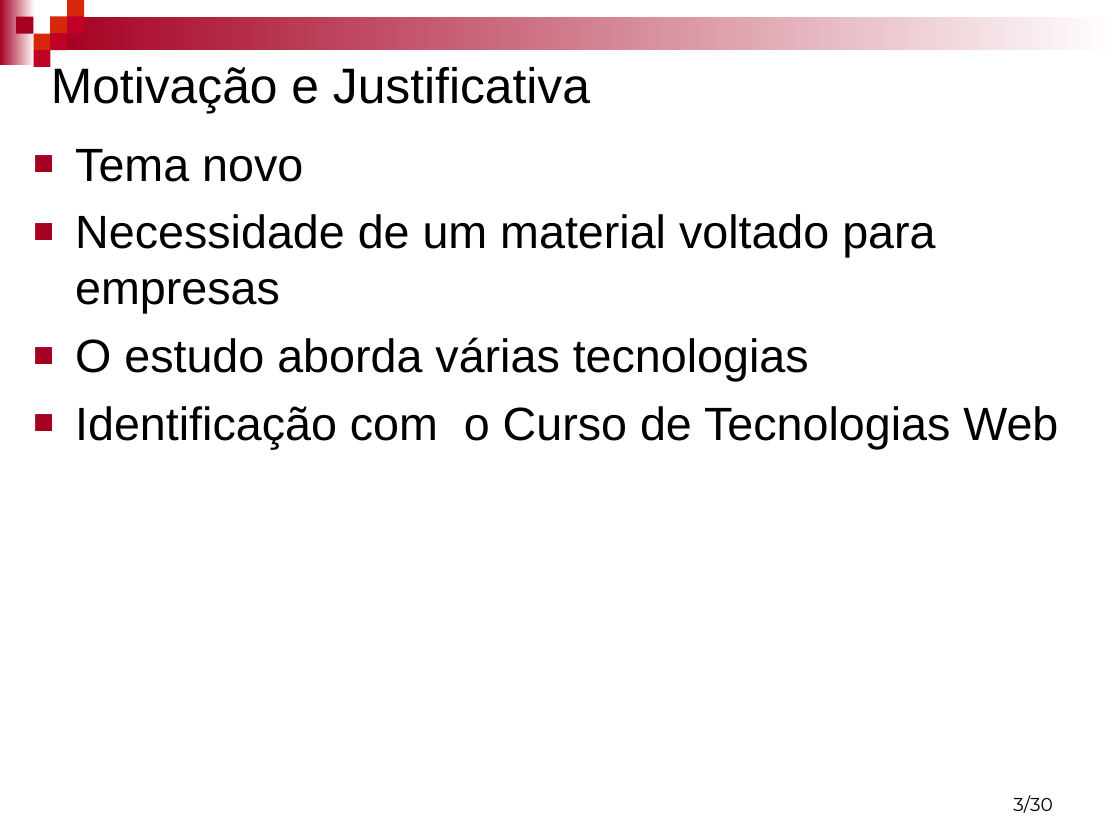
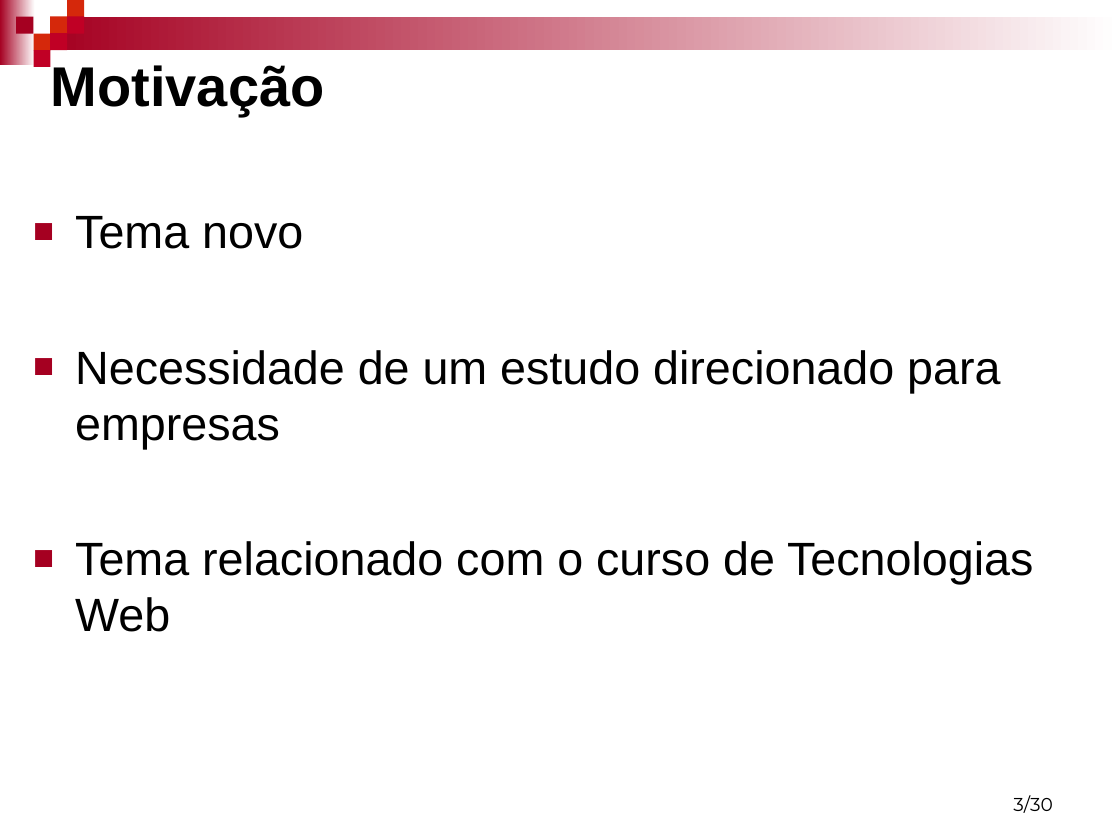
Before and after one commit to mfernado/my-project-socialmonitor, a slide deck: slide 3 of Artigo/Monitoramento de mídias Sociais - Marcos e Robson.ppt. Drawn at 1120x840 pixels with LibreOffice and Linux fonts; fonts in the diff are those of the drawing; background and template pictures are left out. Boxes give left, top, right and bottom in pixels: in the first picture for what was removed or moved away, otherwise in the second. Text is boxed around its words. In the diff, an @@ line names an element or a change of style, - is before the commit and + after.

```diff
--- a/Artigo/Monitoramento de mídias Sociais - Marcos e Robson.ppt
+++ b/Artigo/Monitoramento de mídias Sociais - Marcos e Robson.ppt
@@ title at [51,65,325,115]: text changed; size 32 to 36 pt; bold on @@
-Motivação e Justificativa
+Motivação
@@ text at [75,350,1033,632]: text changed @@
-■ Necessidade de um material voltado para empresas
-■ O estudo aborda várias tecnologias
-■ Identificação com o Curso de Tecnologias Web
+■ Necessidade de um estudo direcionado para empresas
+■ Tema relacionado com o curso de Tecnologias Web
```
Also in this commit, not shown: 2 other slides changed.
